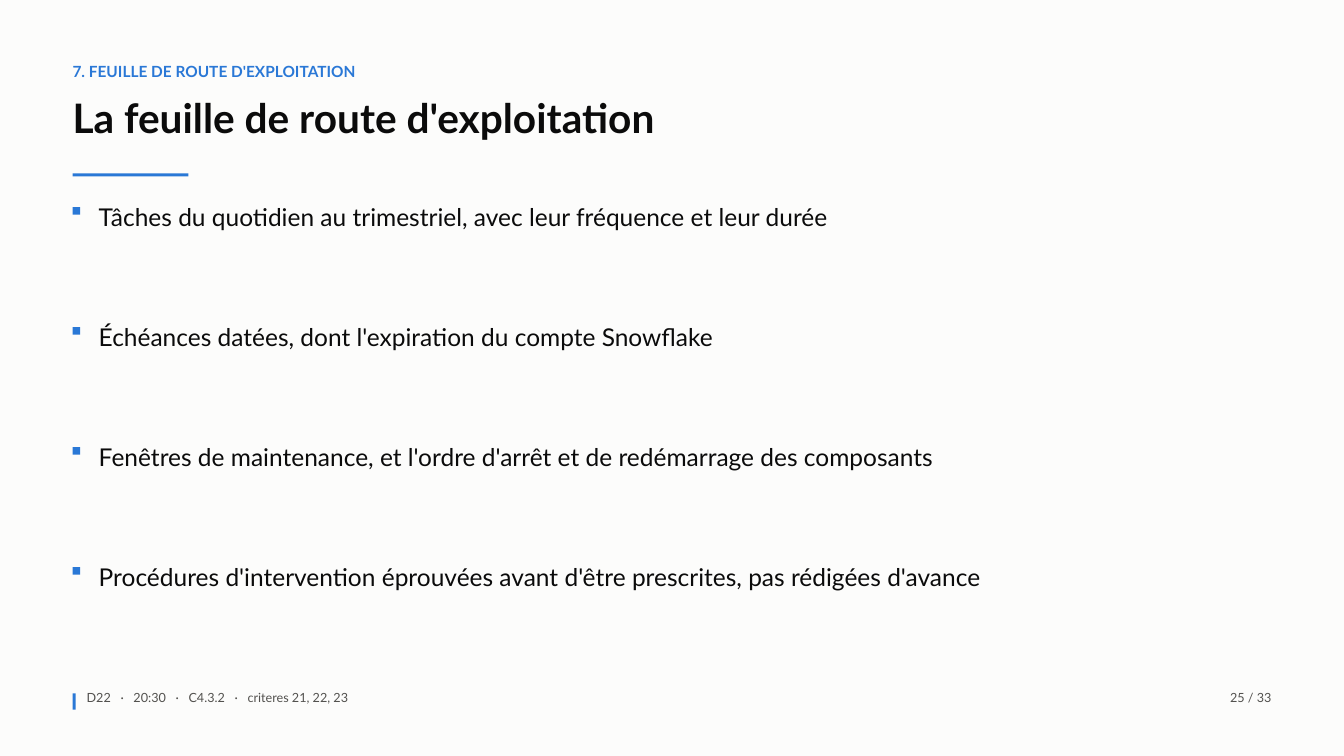
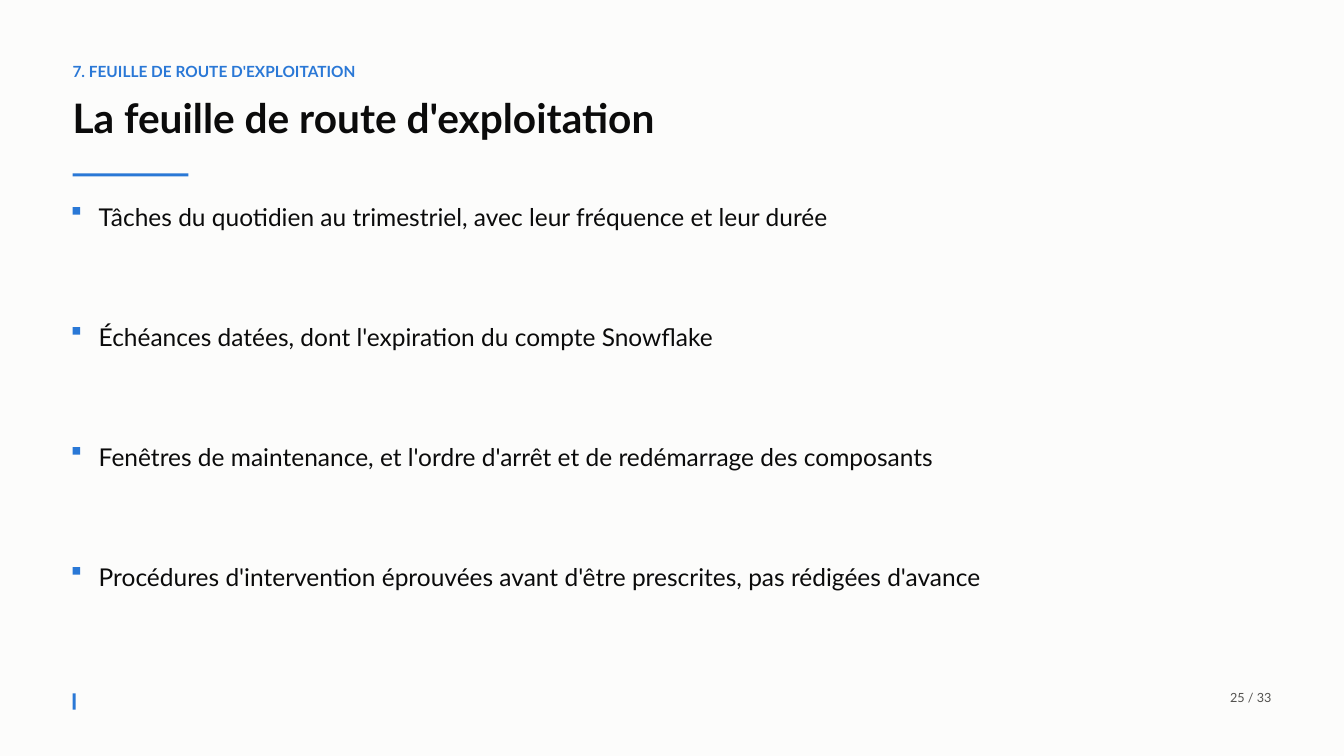
Before and after one commit to Mael8zinsou/gamelens-bloc4_0, a slide deck: slide 25 of docs/support_soutenance.pptx. Drawn at 1344x756 pixels with LibreOffice and Linux fonts; fonts in the diff are those of the drawing. Boxes give left, top, right and bottom in pixels: in the first picture for what was removed or moved away, otherwise in the second. Text is boxed around its words. In the diff, an @@ line names an element or a change of style, - is before the commit and + after.

```diff
--- a/docs/support_soutenance.pptx
+++ b/docs/support_soutenance.pptx
@@ text removed at box(87, 693, 348, 704) @@
-D22 · 20:30 · C4.3.2 · criteres 21, 22, 23
```
Also in this commit, not shown: 30 other slides changed, 1 other file.
